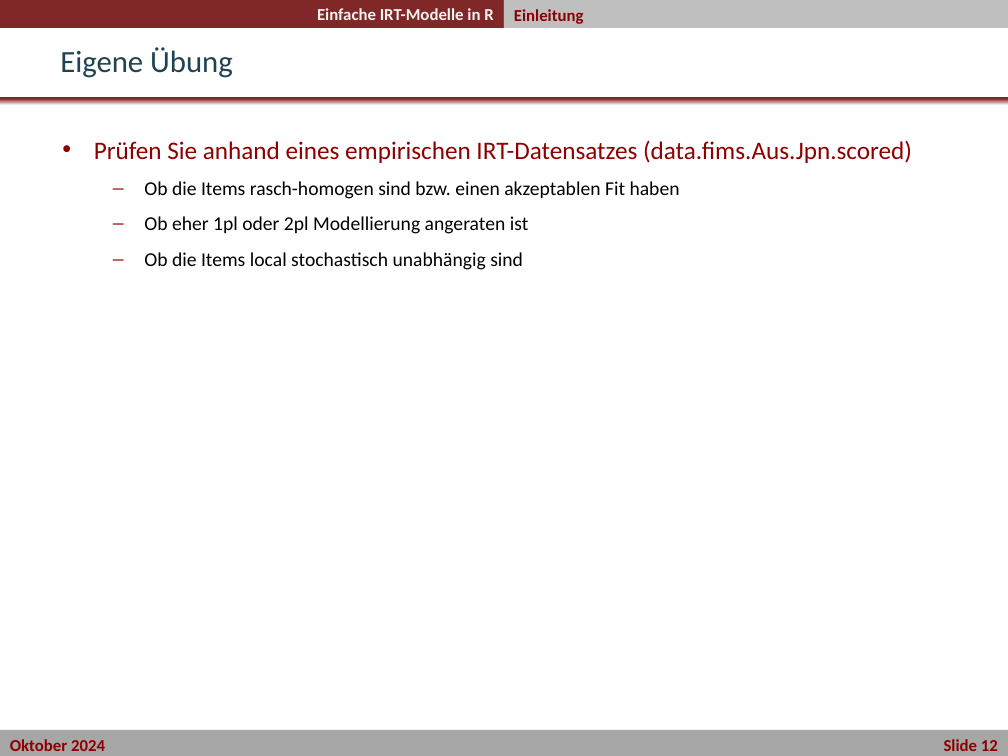
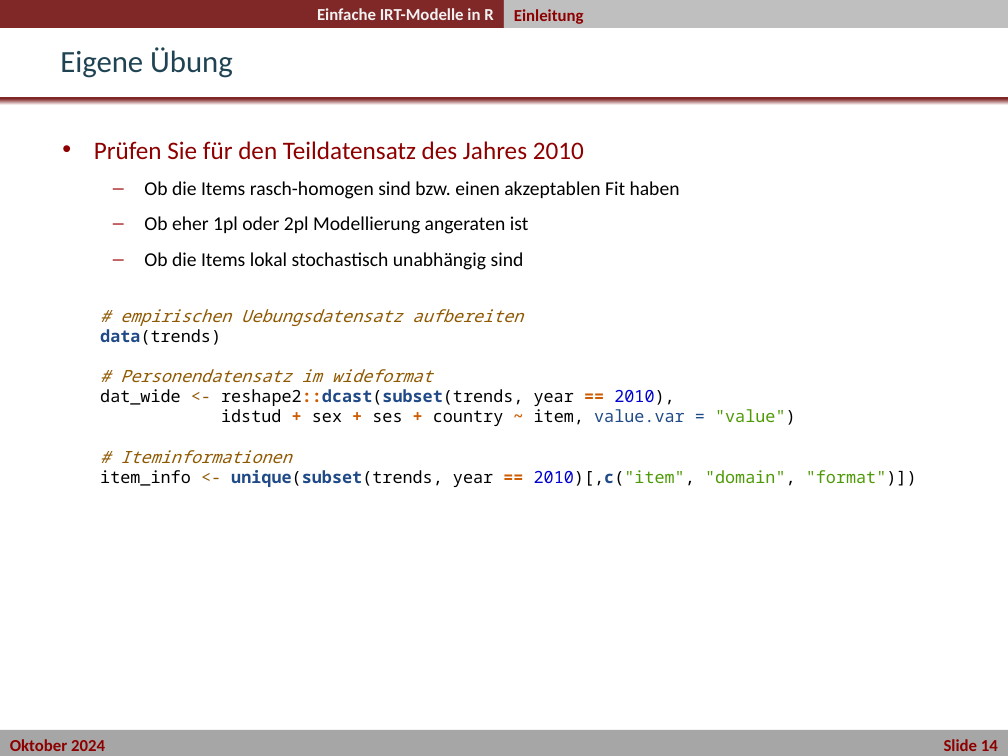
Before and after one commit to nickhaf/IRT_workshop, a slide deck: slide 15 of slides/IRT_Theorie/02_Uebung_einfache_IRT-Modelle_in_R.pptx (slide 13 before the commit). Drawn at 1008x756 pixels with LibreOffice and Linux fonts; fonts in the diff are those of the drawing; background and template pictures are left out. Boxes give left, top, right and bottom in pixels: in the first picture for what was removed or moved away, otherwise in the second. Text is boxed around its words. In the diff, an @@ line names an element or a change of style, - is before the commit and + after.

```diff
--- a/slides/IRT_Theorie/02_Uebung_einfache_IRT-Modelle_in_R.pptx
+++ b/slides/IRT_Theorie/02_Uebung_einfache_IRT-Modelle_in_R.pptx
@@ text at (x1=94, y1=141, x2=584, y2=160): text changed @@
-• Prüfen Sie anhand eines empirischen IRT-Datensatzes (data.fims.Aus.Jpn.scored)
+• Prüfen Sie für den Teildatensatz des Jahres 2010
@@ text at (x1=100, y1=252, x2=917, y2=487): text changed; size 14 to 12 pt; font Calibri to Noto Sans Mono @@
-  – Ob die Items local stochastisch unabhängig sind
+  – Ob die Items lokal stochastisch unabhängig sind
+# empirischen Uebungsdatensatz aufbereiten
+data(trends)
+# Personendatensatz im wideformat
+dat_wide <- reshape2::dcast(subset(trends, year == 2010),
+idstud + sex + ses + country ~ item, value.var = "value")
+# Iteminformationen
+item_info <- unique(subset(trends, year == 2010)[,c("item", "domain", "format")])
@@ text in rectangle at (x1=10, y1=739, x2=998, y2=751): text changed @@
-Oktober 2024 Slide 12
+Oktober 2024 Slide 14
```
Also in this commit, not shown: 1 other slide changed, 2 slides added, 2 other files.
